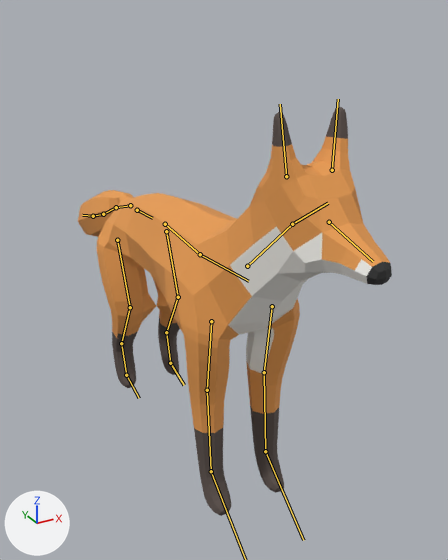
The FBX model Assets/Models/Creatures/Fox/Fox.fbx, before and after one commit.
The view is the same before and after, from a 50 mm camera at (-0.728, -1.524, 1.299) aimed at (0.124, 0.026, 0.524). Every picture has the same lights, and +X, +Y and +Z are marked at lower left. The picture after the commit comes second. The bones that bend it are drawn over the model as lines.

Names of what the first picture shows: 'Body'.
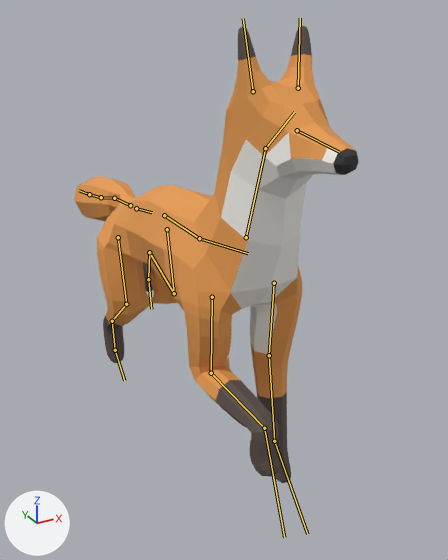
The newer file adds an action. The first version stands in its rest pose; the second is drawn at frame 1 of the action 'Armature|Swim'.

What differs and where, as boxes [x1, y1, x2, y2] in the pictures (448 x 560 px):
'Body', posed (9% narrower, 12% taller): before [78, 107, 392, 516]; after [74, 26, 359, 483]
bone 'Hips', root to tip: before (137, 210) to (152, 218); after (136, 208) to (152, 212)
bone 'Neck', root to tip: before (247, 266) to (292, 224); after (246, 237) to (265, 148)
bone 'Head', root to tip: before (292, 224) to (328, 203); after (265, 148) to (294, 112)
bone 'Ear_L', root to tip: before (332, 170) to (338, 99); after (298, 88) to (300, 18)
bone 'Ear_R', root to tip: before (286, 176) to (280, 104); after (253, 91) to (243, 18)
bone 'FrontPaw_L', root to tip: before (265, 451) to (303, 540); after (274, 441) to (307, 534)
bone 'FrontLowerLeg_R', root to tip: before (207, 390) to (211, 471); after (211, 373) to (264, 428)
bone 'Tail1', root to tip: before (130, 205) to (116, 207); after (130, 205) to (114, 198)
bone 'Tail2', root to tip: before (116, 207) to (103, 214); after (114, 198) to (101, 197)
bone 'Tail3', root to tip: before (103, 214) to (93, 216); after (101, 197) to (89, 194)
bone 'HindUpperLeg_L', root to tip: before (166, 231) to (178, 297); after (167, 229) to (174, 293)
bone 'HindLowerLeg_L', root to tip: before (178, 297) to (166, 332); after (174, 293) to (149, 252)
bone 'HindFoot_L', root to tip: before (166, 332) to (170, 363); after (149, 252) to (148, 279)
bone 'HindPaw_L', root to tip: before (170, 363) to (184, 385); after (148, 279) to (151, 309)
bone 'HindUpperLeg_R', root to tip: before (117, 240) to (130, 307); after (118, 237) to (126, 304)
bone 'HindLowerLeg_R', root to tip: before (130, 307) to (121, 343); after (126, 304) to (112, 321)
bone 'HindFoot_R', root to tip: before (121, 343) to (126, 375); after (112, 321) to (115, 350)
bone 'HindPaw_R', root to tip: before (126, 375) to (139, 398); after (115, 350) to (124, 380)

Diff of the bpy script that builds the scene:
```diff
--- a/Assets/Models/Creatures/Fox/Fox.fbx.py
+++ b/Assets/Models/Creatures/Fox/Fox.fbx.py
@@ bone_hips @@
 bone_hips = bpy.data.objects['Armature'].pose.bones['Hips']
-bone_hips.location = (0.0, 0.0, 0.0)
-bone_hips.rotation_quaternion = (1.0, 0.0, 0.0, 0.0)  # degrees (0, 0, 0)
+bone_hips.location = (0.0, 0.0, 0.006)
+bone_hips.rotation_quaternion = (0.999, 0.044, 0.0, 0.0)  # degrees (5, 0, 0)
@@ bone_neck @@
 bone_neck = bpy.data.objects['Armature'].pose.bones['Neck']  # child of 'Spine2'
-bone_neck.rotation_quaternion = (1.0, 0.0, 0.0, 0.0)  # degrees (0, 0, 0)
+bone_neck.rotation_quaternion = (0.976, 0.216, 0.0, 0.0)  # degrees (25, 0, 0)
@@ bone_head @@
 bone_head = bpy.data.objects['Armature'].pose.bones['Head']  # child of 'Neck'
-bone_head.rotation_quaternion = (1.0, 0.0, 0.0, 0.0)  # degrees (0, 0, 0)
+bone_head.rotation_quaternion = (0.982, -0.191, 0.0, 0.0)  # degrees (-22, 0, 0)
@@ bone_ear_l @@
 bone_ear_l = bpy.data.objects['Armature'].pose.bones['Ear_L']  # child of 'Head'
-bone_ear_l.rotation_quaternion = (1.0, 0.0, 0.0, 0.0)  # degrees (0, 0, 0)
+bone_ear_l.rotation_quaternion = (0.999, 0.035, 0.003, 0.0)  # degrees (4, 0, 0)
@@ bone_ear_r @@
 bone_ear_r = bpy.data.objects['Armature'].pose.bones['Ear_R']  # child of 'Head'
-bone_ear_r.rotation_quaternion = (1.0, 0.0, 0.0, 0.0)  # degrees (0, 0, 0)
+bone_ear_r.rotation_quaternion = (0.999, 0.035, -0.003, 0.0)  # degrees (4, 0, 0)
@@ bone_frontpaw_l @@
 bone_frontpaw_l = bpy.data.objects['Armature'].pose.bones['FrontPaw_L']  # child of 'FrontLowerLeg_L'
-bone_frontpaw_l.rotation_quaternion = (1.0, 0.0, 0.0, 0.0)  # degrees (0, 0, 0)
+bone_frontpaw_l.rotation_quaternion = (0.991, -0.131, 0.0, 0.0)  # degrees (-15, 0, 0)
@@ bone_frontlowerleg_r @@
 bone_frontlowerleg_r = bpy.data.objects['Armature'].pose.bones['FrontLowerLeg_R']  # child of 'FrontUpperLeg_R'
-bone_frontlowerleg_r.rotation_quaternion = (1.0, 0.0, 0.0, 0.0)  # degrees (0, 0, 0)
+bone_frontlowerleg_r.rotation_quaternion = (0.766, 0.643, 0.0, 0.0)  # degrees (80, 0, 0)
@@ bone_frontpaw_r @@
 bone_frontpaw_r = bpy.data.objects['Armature'].pose.bones['FrontPaw_R']  # child of 'FrontLowerLeg_R'
-bone_frontpaw_r.rotation_quaternion = (1.0, 0.0, 0.0, 0.0)  # degrees (0, 0, 0)
+bone_frontpaw_r.rotation_quaternion = (0.537, -0.843, 0.0, 0.0)  # degrees (-115, 0, 0)
@@ bone_tail1 @@
 bone_tail1 = bpy.data.objects['Armature'].pose.bones['Tail1']  # child of 'Hips'
-bone_tail1.rotation_quaternion = (1.0, 0.0, 0.0, 0.0)  # degrees (0, 0, 0)
+bone_tail1.rotation_quaternion = (0.989, 0.148, 0.0, 0.0)  # degrees (17, 0, 0)
@@ bone_tail2 @@
 bone_tail2 = bpy.data.objects['Armature'].pose.bones['Tail2']  # child of 'Tail1'
-bone_tail2.rotation_quaternion = (1.0, 0.0, 0.0, 0.0)  # degrees (0, 0, 0)
+bone_tail2.rotation_quaternion = (1.0, -0.016, 0.0, 0.0)  # degrees (-2, 0, 0)
@@ bone_tail3 @@
 bone_tail3 = bpy.data.objects['Armature'].pose.bones['Tail3']  # child of 'Tail2'
-bone_tail3.rotation_quaternion = (1.0, 0.0, 0.0, 0.0)  # degrees (0, 0, 0)
+bone_tail3.rotation_quaternion = (1.0, -0.016, 0.0, 0.0)  # degrees (-2, 0, 0)
@@ bone_hindupperleg_l @@
 bone_hindupperleg_l = bpy.data.objects['Armature'].pose.bones['HindUpperLeg_L']  # child of 'Hips'
-bone_hindupperleg_l.rotation_quaternion = (1.0, 0.0, 0.0, 0.0)  # degrees (0, 0, 0)
+bone_hindupperleg_l.rotation_quaternion = (0.991, -0.131, 0.0, 0.0)  # degrees (-15, 0, 0)
@@ bone_hindlowerleg_l @@
 bone_hindlowerleg_l = bpy.data.objects['Armature'].pose.bones['HindLowerLeg_L']  # child of 'HindUpperLeg_L'
-bone_hindlowerleg_l.rotation_quaternion = (1.0, 0.0, 0.0, 0.0)  # degrees (0, 0, 0)
+bone_hindlowerleg_l.rotation_quaternion = (0.819, -0.574, 0.0, 0.0)  # degrees (-70, 0, 0)
@@ bone_hindfoot_l @@
 bone_hindfoot_l = bpy.data.objects['Armature'].pose.bones['HindFoot_L']  # child of 'HindLowerLeg_L'
-bone_hindfoot_l.rotation_quaternion = (1.0, 0.0, 0.0, 0.0)  # degrees (0, 0, 0)
+bone_hindfoot_l.rotation_quaternion = (0.887, 0.462, 0.0, 0.0)  # degrees (55, 0, 0)
@@ bone_hindpaw_l @@
 bone_hindpaw_l = bpy.data.objects['Armature'].pose.bones['HindPaw_L']  # child of 'HindFoot_L'
-bone_hindpaw_l.rotation_quaternion = (1.0, 0.0, 0.0, 0.0)  # degrees (0, 0, 0)
+bone_hindpaw_l.rotation_quaternion = (0.924, -0.383, 0.0, 0.0)  # degrees (-45, 0, 0)
@@ bone_hindupperleg_r @@
 bone_hindupperleg_r = bpy.data.objects['Armature'].pose.bones['HindUpperLeg_R']  # child of 'Hips'
-bone_hindupperleg_r.rotation_quaternion = (1.0, 0.0, 0.0, 0.0)  # degrees (0, 0, 0)
+bone_hindupperleg_r.rotation_quaternion = (0.991, -0.131, 0.0, 0.0)  # degrees (-15, 0, 0)
@@ bone_hindlowerleg_r @@
 bone_hindlowerleg_r = bpy.data.objects['Armature'].pose.bones['HindLowerLeg_R']  # child of 'HindUpperLeg_R'
-bone_hindlowerleg_r.rotation_quaternion = (1.0, 0.0, 0.0, 0.0)  # degrees (0, 0, 0)
+bone_hindlowerleg_r.rotation_quaternion = (0.996, -0.087, 0.0, 0.0)  # degrees (-10, 0, 0)
@@ bone_hindfoot_r @@
 bone_hindfoot_r = bpy.data.objects['Armature'].pose.bones['HindFoot_R']  # child of 'HindLowerLeg_R'
-bone_hindfoot_r.rotation_quaternion = (1.0, 0.0, 0.0, 0.0)  # degrees (0, 0, 0)
+bone_hindfoot_r.rotation_quaternion = (0.996, 0.087, 0.0, 0.0)  # degrees (10, 0, 0)
@@ bone_hindpaw_r @@
 bone_hindpaw_r = bpy.data.objects['Armature'].pose.bones['HindPaw_R']  # child of 'HindFoot_R'
-bone_hindpaw_r.rotation_quaternion = (1.0, 0.0, 0.0, 0.0)  # degrees (0, 0, 0)
+bone_hindpaw_r.rotation_quaternion = (0.985, -0.174, 0.0, 0.0)  # degrees (-20, 0, 0)
```
